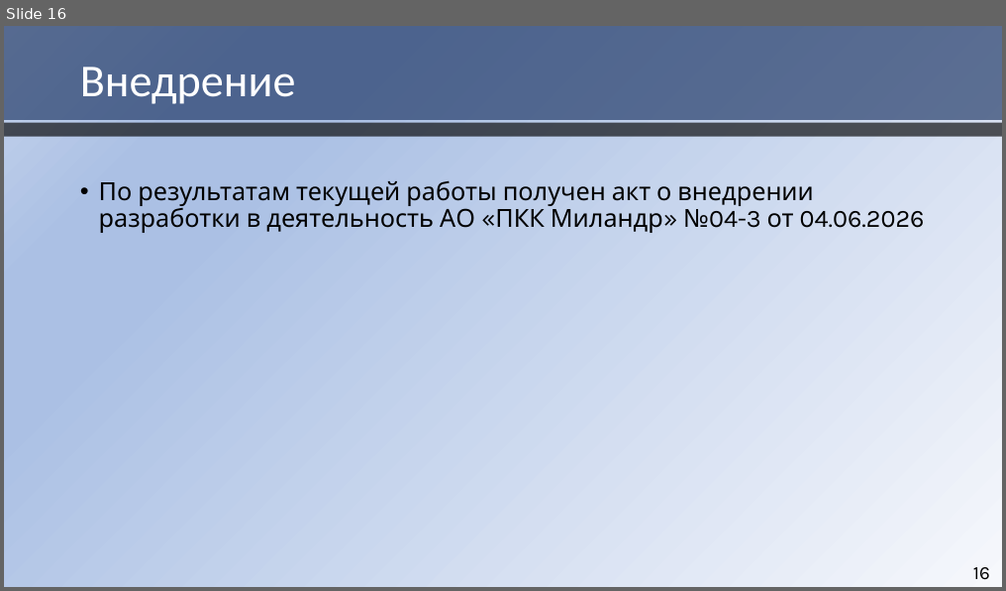
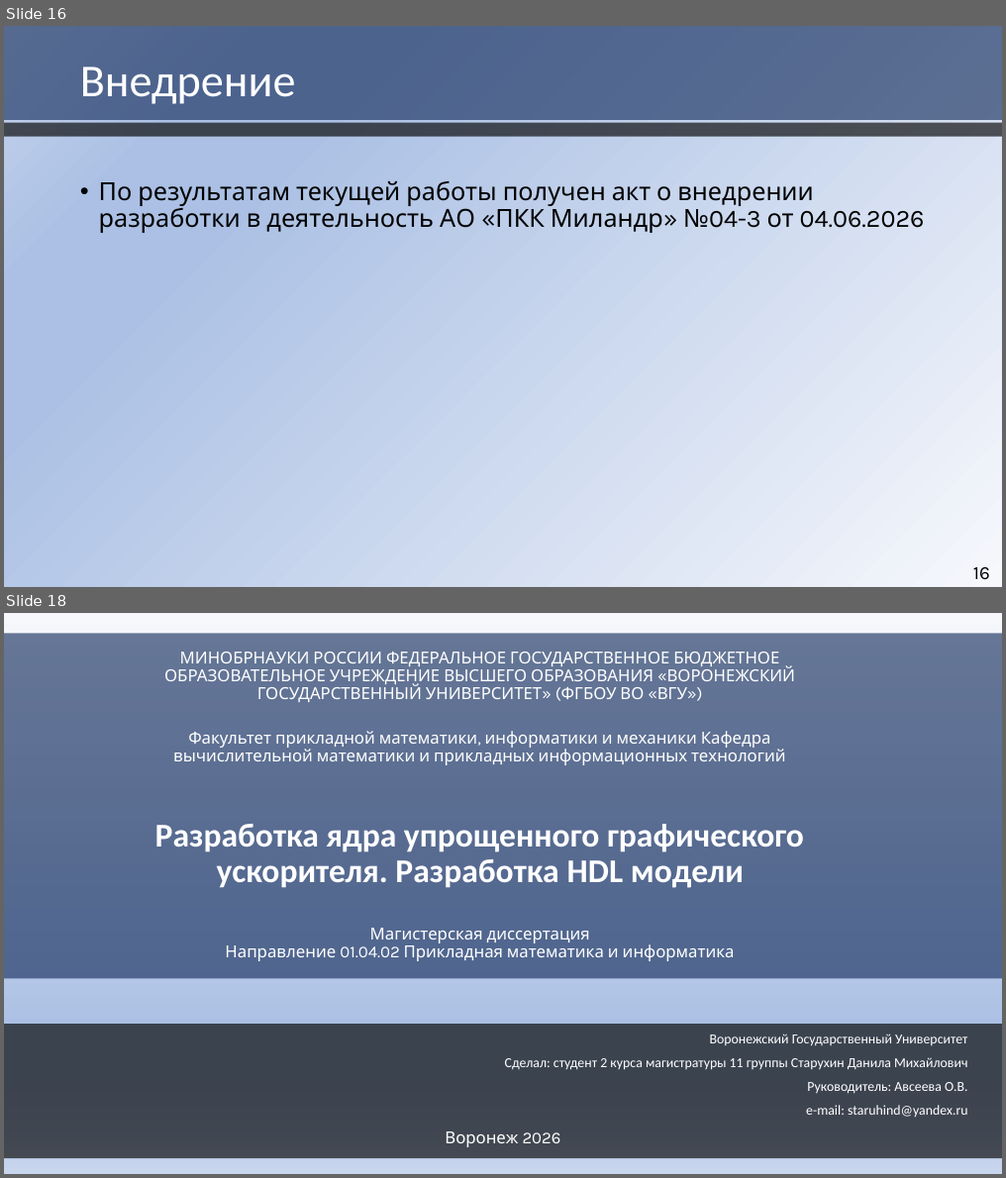
Before and after one commit to HaMeNopeDiot/hardware_gpu, a slide deck: docs/starukhin_dissertation/magister_pres.pptx. Shown one above the other, each under a label of ours: slide 16 before the commit, slides 16 and 18 after it; the slides between them are not shown. The pictures are 1006x591 and 1006x1178 pixels, drawn with LibreOffice and Linux fonts; fonts in the diff are those of the drawing. Boxes give left, top, right and bottom in pixels: in the first picture for what was removed or moved away, otherwise in the second. Text is boxed around its words. In the diff, an @@ line names an element or a change of style, - is before the commit and + after.

```diff
--- a/docs/starukhin_dissertation/magister_pres.pptx
+++ b/docs/starukhin_dissertation/magister_pres.pptx
@@ slide 18 added at (x1=4, y1=613, x2=1002, y2=1174), background gradient #F6F8FC to #ABC0E4 to #C7D5ED @@
@@ rectangle added at (x1=4, y1=633, x2=1002, y2=979), fill #1A3260 at 65% opacity @@
@@ text added at (x1=164, y1=652, x2=795, y2=702), 16 pt, text #FFFFFF @@
+МИНОБРНАУКИ РОССИИ ФЕДЕРАЛЬНОЕ ГОСУДАРСТВЕННОЕ БЮДЖЕТНОЕ ОБРАЗОВАТЕЛЬНОЕ УЧРЕЖДЕНИЕ ВЫСШЕГО ОБРАЗОВАНИЯ «ВОРОНЕЖСКИЙ ГОСУДАРСТВЕННЫЙ УНИВЕРСИТЕТ» (ФГБОУ ВО «ВГУ»)
@@ text added at (x1=173, y1=731, x2=786, y2=765), 16 pt, text #FFFFFF @@
+Факультет прикладной математики, информатики и механики Кафедра вычислительной математики и прикладных информационных технологий
@@ title added at (x1=155, y1=824, x2=804, y2=888), 32 pt, text #FFFFFF, bold @@
+Разработка ядра упрощенного графического ускорителя. Разработка HDL модели
@@ text added at (x1=225, y1=928, x2=735, y2=961), 16 pt, text #FFFFFF @@
+Магистерская диссертация
+Направление 01.04.02 Прикладная математика и информатика
@@ rectangle added at (x1=4, y1=1024, x2=1002, y2=1158), fill #000000 at 65% opacity @@
@@ subtitle added at (x1=505, y1=1034, x2=967, y2=1117), 13.2 pt, text #FFFFFF @@
+Воронежский Государственный Университет
+Сделал: студент 2 курса магистратуры 11 группы Старухин Данила Михайлович
+Руководитель: Авсеева О.В.
+e-mail: staruhind@yandex.ru
@@ text added at (x1=445, y1=1132, x2=561, y2=1148), 16 pt, text #FFFFFF @@
+Воронеж 2026
```
Also in this commit, not shown: 5 slides changed, 4 other files.
